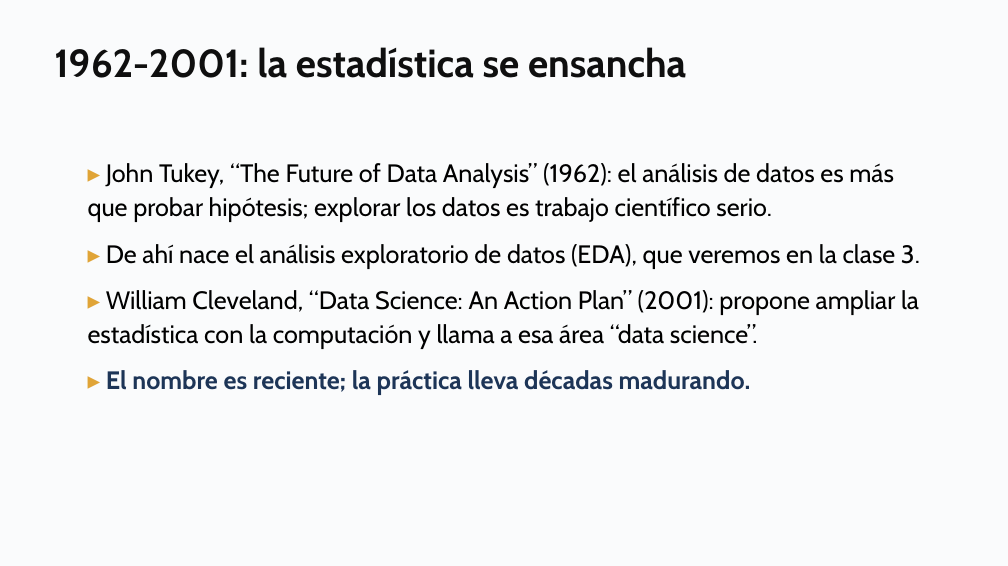
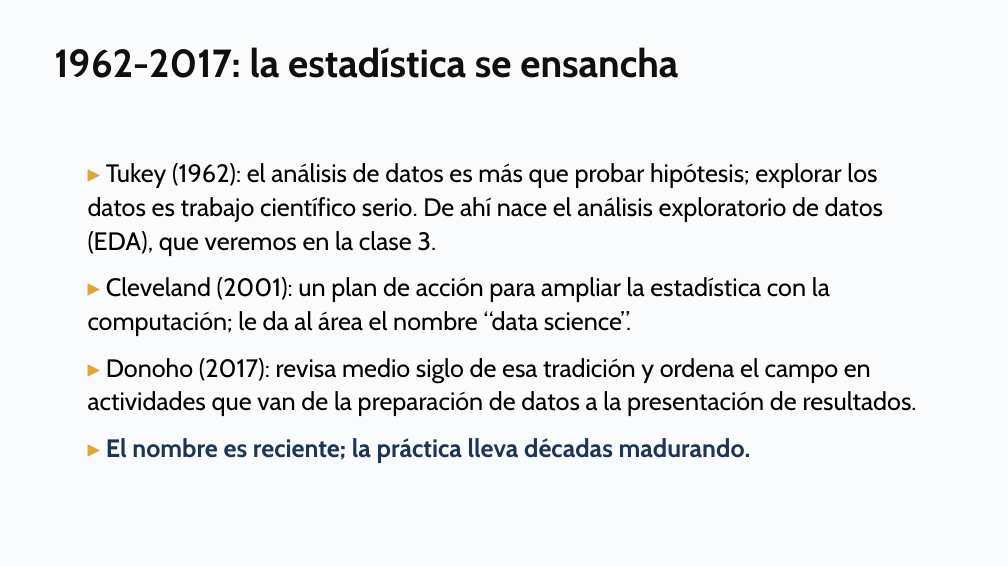
Before and after one commit to daniopitz/diplomado-cdd, a slide deck: slide 8 of presentaciones/clase01_fundamentos_ecosistema.pptx (slide 13 before the commit). Drawn at 1008x566 pixels with LibreOffice and Linux fonts; fonts in the diff are those of the drawing. Boxes give left, top, right and bottom in pixels: in the first picture for what was removed or moved away, otherwise in the second. Text is boxed around its words. In the diff, an @@ line names an element or a change of style, - is before the commit and + after.

```diff
--- a/presentaciones/clase01_fundamentos_ecosistema.pptx
+++ b/presentaciones/clase01_fundamentos_ecosistema.pptx
@@ text at [54,47,678,78]: text changed @@
-1962-2001: la estadística se ensancha
+1962-2017: la estadística se ensancha
@@ text at [88,163,917,416]: text changed @@
-▸ John Tukey, “The Future of Data Analysis” (1962): el análisis de datos es más que probar hipótesis; explorar los datos es trabajo científico serio.
-▸ De ahí nace el análisis exploratorio de datos (EDA), que veremos en la clase 3.
-▸ William Cleveland, “Data Science: An Action Plan” (2001): propone ampliar la estadística con la computación y llama a esa área “data science”.
+▸ Tukey (1962): el análisis de datos es más que probar hipótesis; explorar los datos es trabajo científico serio. De ahí nace el análisis exploratorio de datos (EDA), que veremos en la clase 3.
+▸ Cleveland (2001): un plan de acción para ampliar la estadística con la computación; le da al área el nombre “data science”.
+▸ Donoho (2017): revisa medio siglo de esa tradición y ordena el campo en actividades que van de la preparación de datos a la presentación de resultados.
```
Also in this commit, not shown: 9 other slides changed, 2 slides added, 1 other file.
